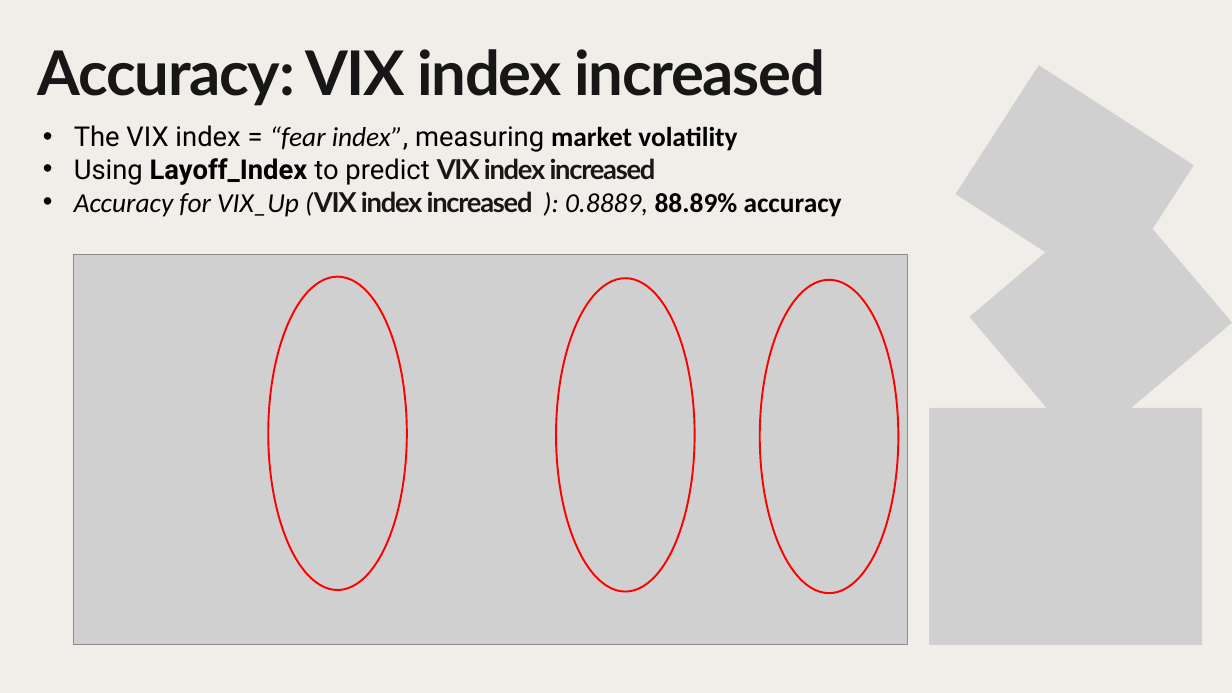
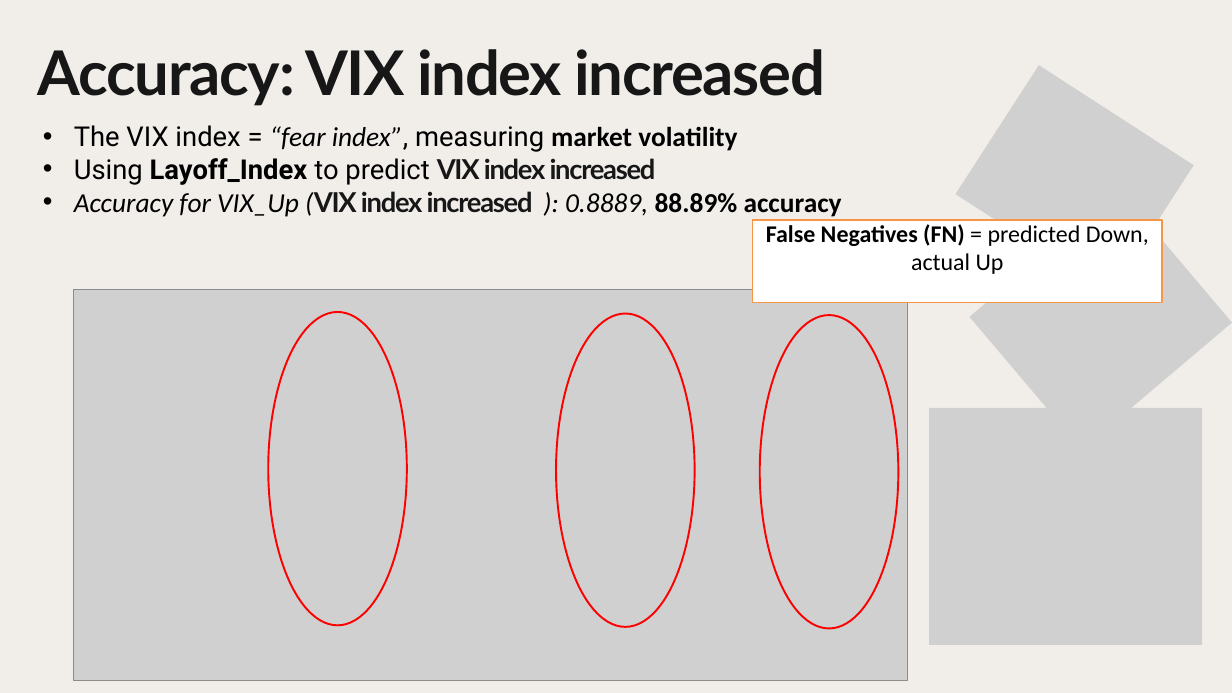
Before and after one commit to Alice-Jhang-spaces/Economic-Predictions-By-Layoffs, a slide deck: slide 11 of slide/Economic_by_layoffs.pptx (slide 12 before the commit). Drawn at 1232x693 pixels with LibreOffice and Linux fonts; fonts in the diff are those of the drawing; grey boxes stand for pictures. Boxes give left, top, right and bottom in pixels: in the first picture for what was removed or moved away, otherwise in the second. Text is boxed around its words. In the diff, an @@ line names an element or a change of style, - is before the commit and + after.

```diff
--- a/slide/Economic_by_layoffs.pptx
+++ b/slide/Economic_by_layoffs.pptx
@@ rectangle added at (752,221,1162,302), fill #FFFFFF, outline #F79646 2 pt, 28 pt, text #000000 @@
+False Negatives (FN) = predicted Down, actual Up
@@ 3 ellipses, 1 picture: place and size @@
-3 ellipses, 1 picture at (74,254,908,645)
+3 ellipses, 1 picture at (74,290,908,680)
```
Also in this commit, not shown: 6 other slides changed, 1 slide added, 2 slides removed.
